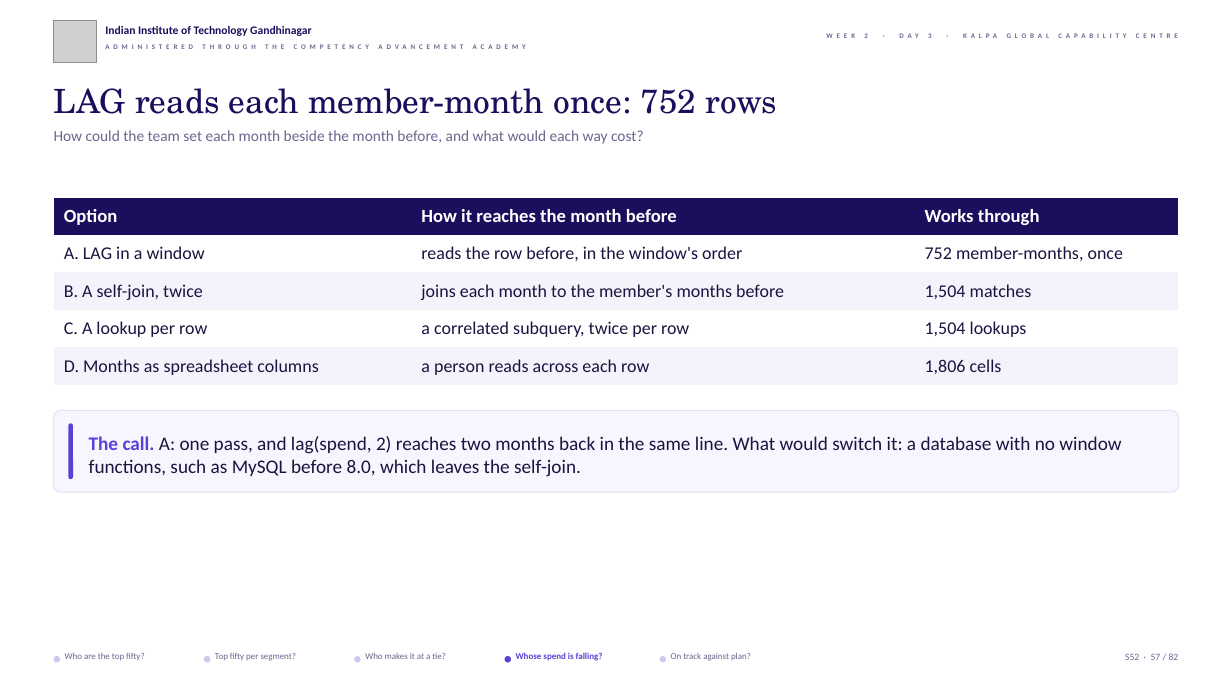
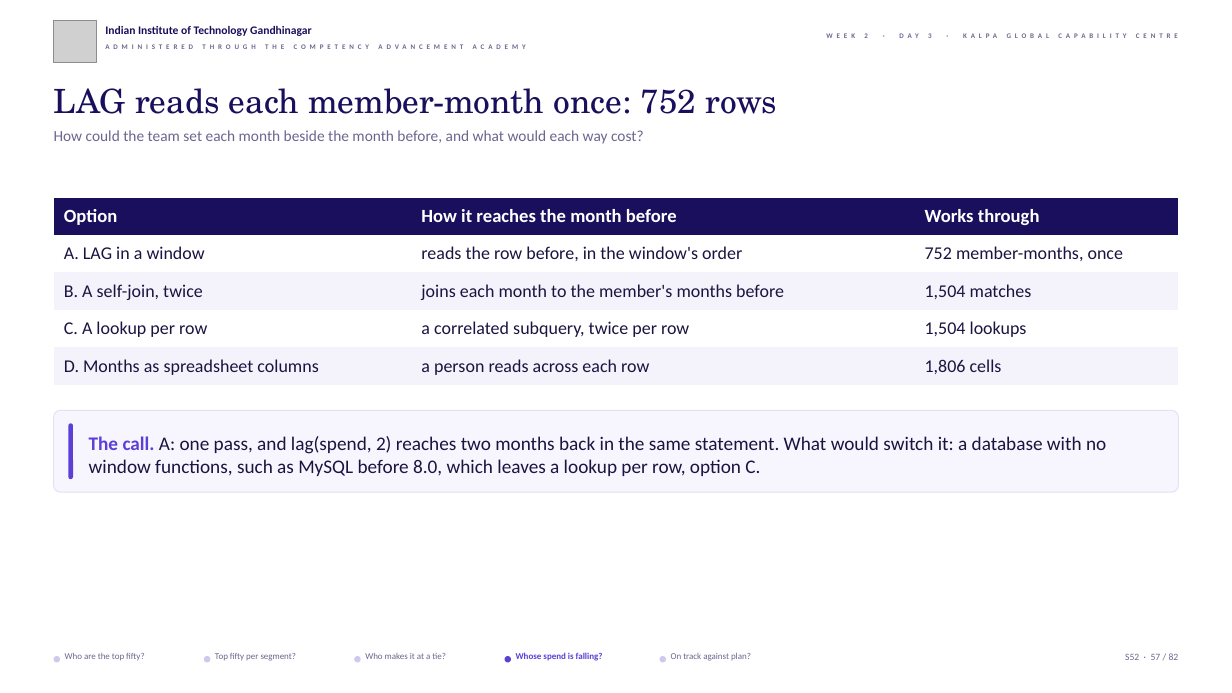
Before and after one commit to fde-academy-lab/c2-content-factory, a slide deck: slide 57 of content/W02/D3/slides/C2_W02_D03_half1_STUDENT.pptx. Drawn at 1232x693 pixels with LibreOffice and Linux fonts; fonts in the diff are those of the drawing; grey boxes stand for pictures; background and template pictures are left out. Boxes give left, top, right and bottom in pixels: in the first picture for what was removed or moved away, otherwise in the second. Text is boxed around its words. In the diff, an @@ line names an element or a change of style, - is before the commit and + after.

```diff
--- a/content/W02/D3/slides/C2_W02_D03_half1_STUDENT.pptx
+++ b/content/W02/D3/slides/C2_W02_D03_half1_STUDENT.pptx
@@ text at <box>89,436,1106,476</box>: text changed @@
-The call. A: one pass, and lag(spend, 2) reaches two months back in the same line. What would switch it: a database with no window functions, such as MySQL before 8.0, which leaves the self-join.
+The call. A: one pass, and lag(spend, 2) reaches two months back in the same statement. What would switch it: a database with no window functions, such as MySQL before 8.0, which leaves a lookup per row, option C.
```
Also in this commit, not shown: 38 other slides changed, 43 other files.
